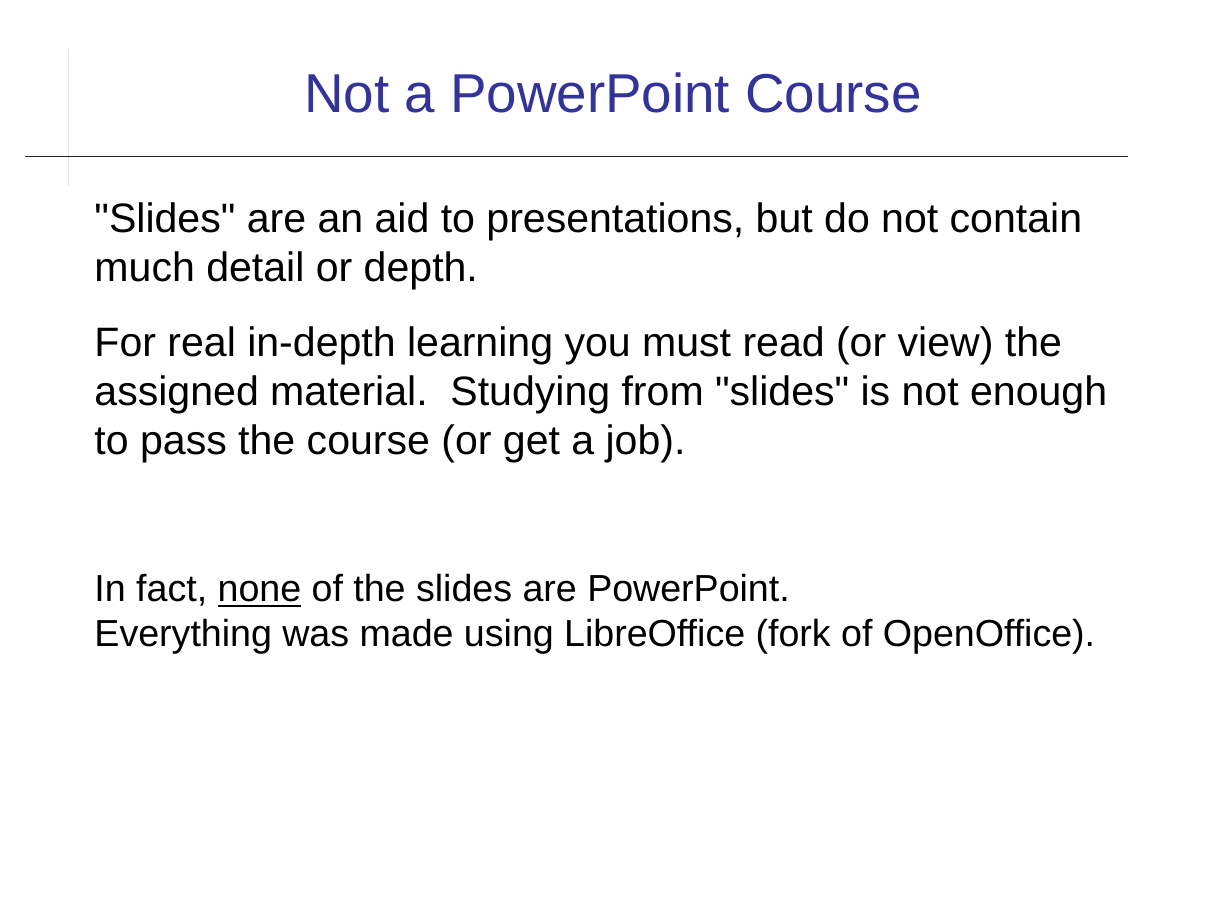
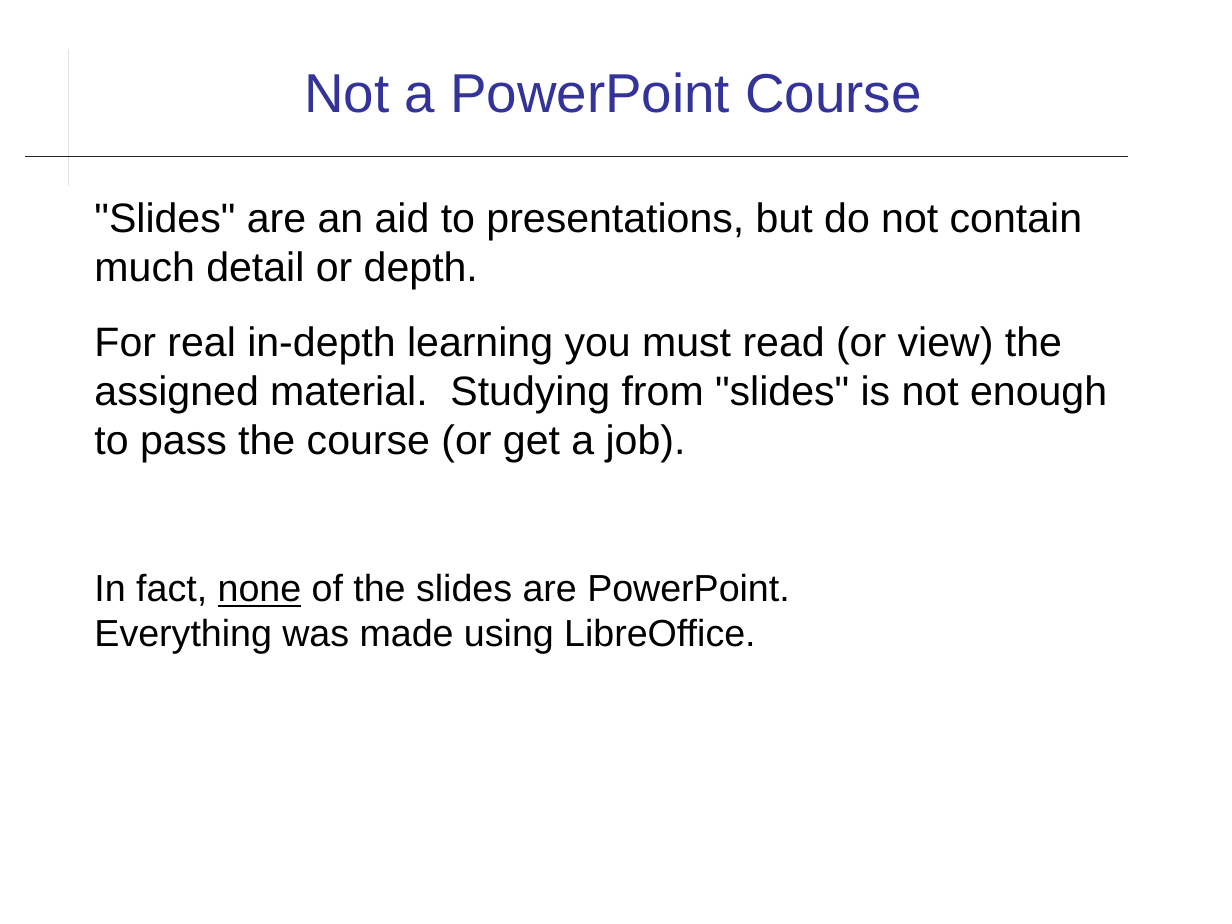
Before and after one commit to cpske/ISP, a slide deck: slide 10 of introduction/Introduction-to-Course.odp. Drawn at 1232x924 pixels with LibreOffice and Linux fonts; fonts in the diff are those of the drawing. Boxes give left, top, right and bottom in pixels: in the first picture for what was removed or moved away, otherwise in the second. Text is boxed around its words. In the diff, an @@ line names an element or a change of style, - is before the commit and + after.

```diff
--- a/introduction/Introduction-to-Course.odp
+++ b/introduction/Introduction-to-Course.odp
@@ text at (94, 573, 789, 653): text changed @@
-In fact, none of the slides are PowerPoint.
-Everything was made using LibreOffice (fork of OpenOffice).
+In fact, none of the slides are PowerPoint.
+Everything was made using LibreOffice.
```
Also in this commit, not shown: 3 other slides changed, 3 other files.
